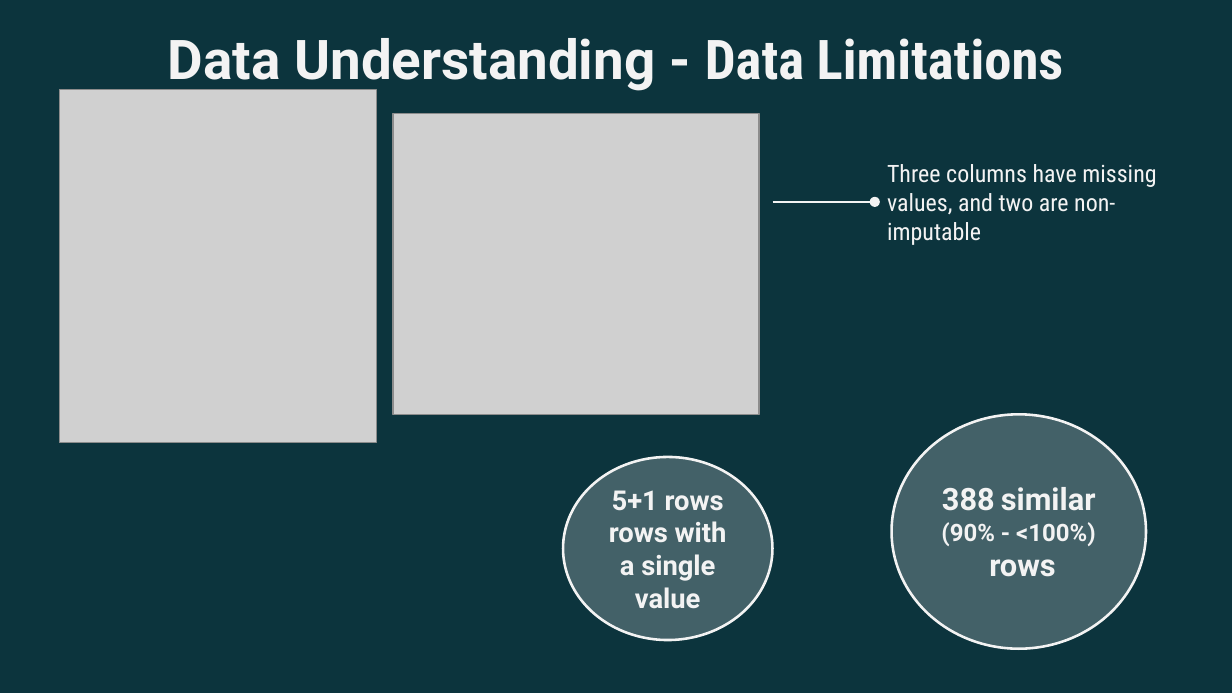
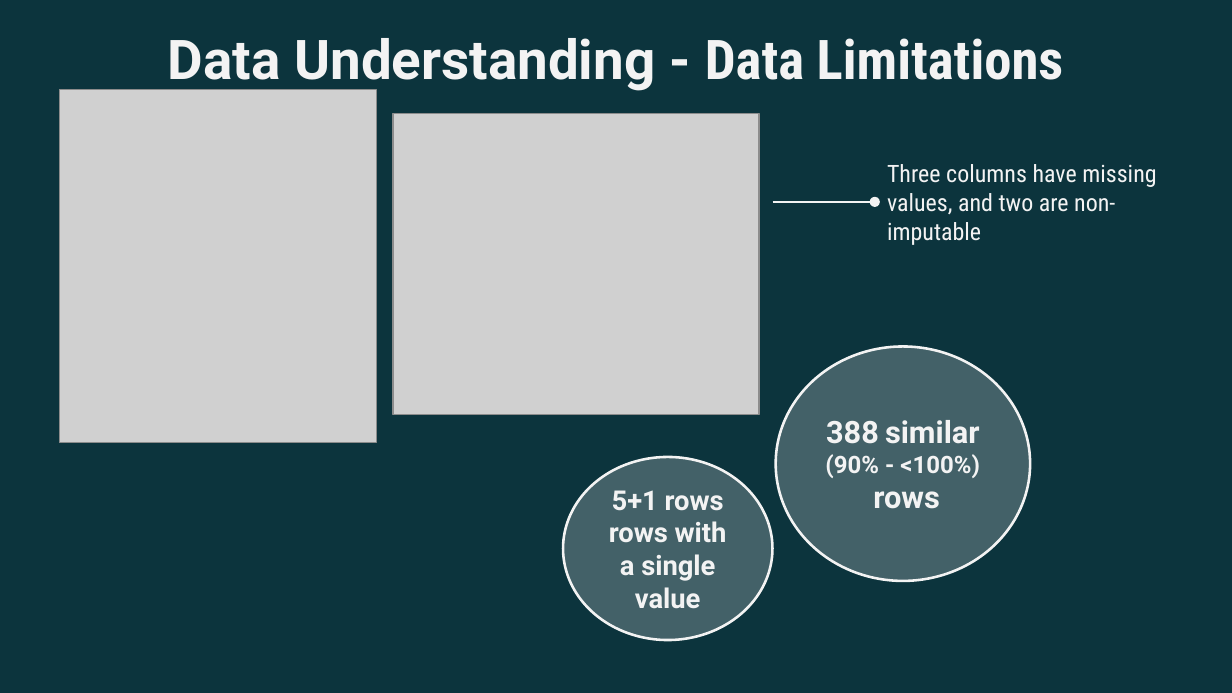
Before and after one commit to ShinuJoseph/Tweets2GPT, a slide deck: slide 12 of Presentations/Sprint3 - Data Understanding & Data Preparation - Cem.pptx. Drawn at 1232x693 pixels with LibreOffice and Linux fonts; fonts in the diff are those of the drawing; grey boxes stand for pictures; background and template pictures are left out. Boxes give left, top, right and bottom in pixels: in the first picture for what was removed or moved away, otherwise in the second. Text is boxed around its words. In the diff, an @@ line names an element or a change of style, - is before the commit and + after.

```diff
--- a/Presentations/Sprint3 - Data Understanding & Data Preparation - Cem.pptx
+++ b/Presentations/Sprint3 - Data Understanding & Data Preparation - Cem.pptx
@@ ellipse "388 similar (90% - <100%)": place and size @@
-ellipse "388 similar (90% - <100%)" at (892, 414, 1147, 648)
+ellipse "388 similar (90% - <100%)" at (776, 346, 1031, 580)
```
Also in this commit, not shown: 1 other slide changed, 1 other file.
